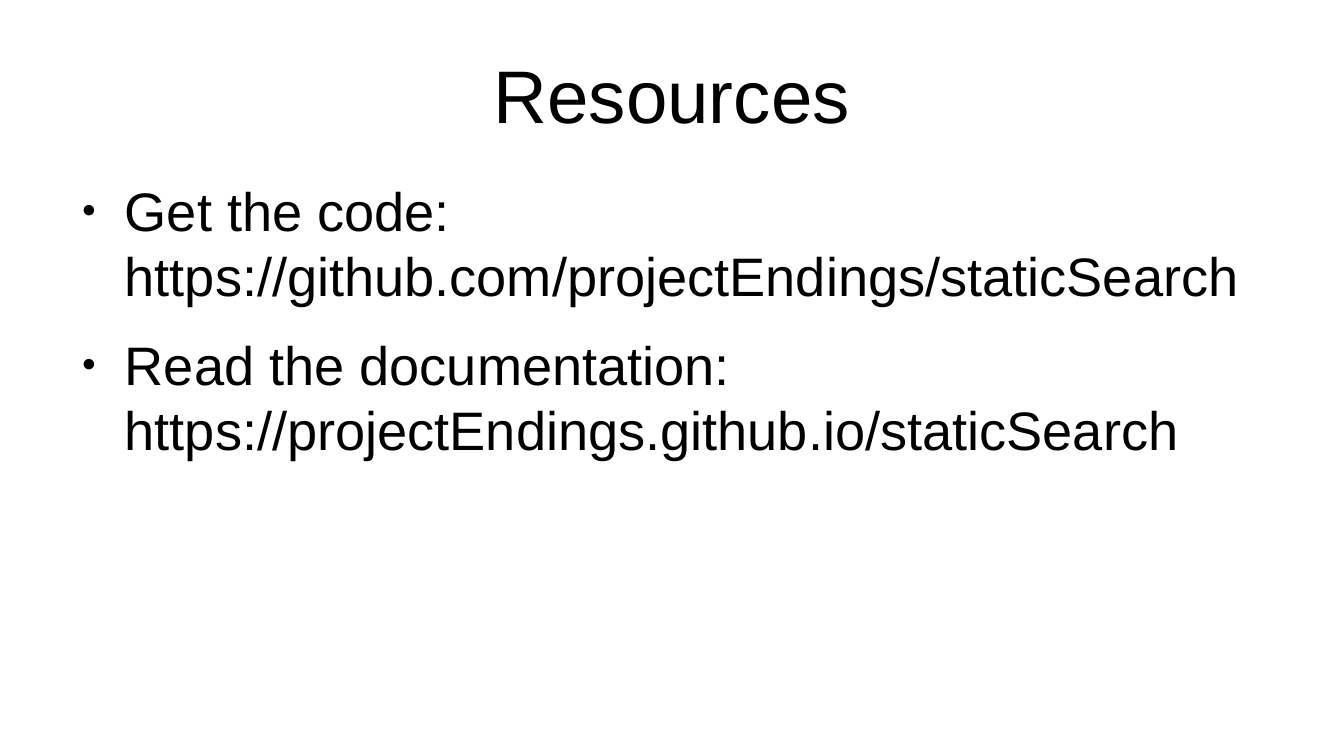
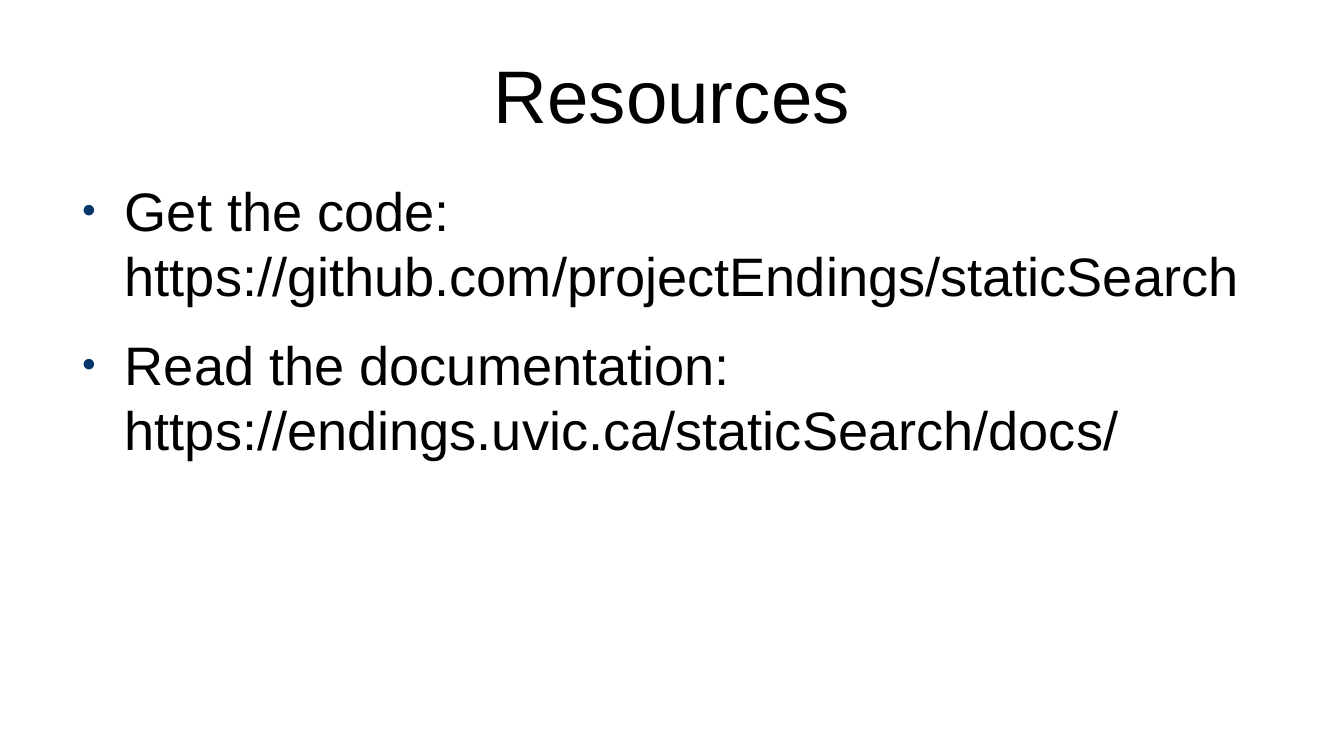
Before and after one commit to projectEndings/Endings, a slide deck: slide 46 of presentations/ubc2020/nineProjects.odp (slide 41 before the commit). Drawn at 1344x756 pixels with LibreOffice and Linux fonts; fonts in the diff are those of the drawing. Boxes give left, top, right and bottom in pixels: in the first picture for what was removed or moved away, otherwise in the second. Text is boxed around its words. In the diff, an @@ line names an element or a change of style, - is before the commit and + after.

```diff
--- a/presentations/ubc2020/nineProjects.odp
+++ b/presentations/ubc2020/nineProjects.odp
@@ text at (125, 345, 1118, 459): text changed @@
-● Read the documentation: https://projectEndings.github.io/staticSearch
+● Read the documentation:
+  https://endings.uvic.ca/staticSearch/docs/
```
Also in this commit, not shown: 20 other slides changed, 6 slides added, 1 slide removed, 1 other file.
